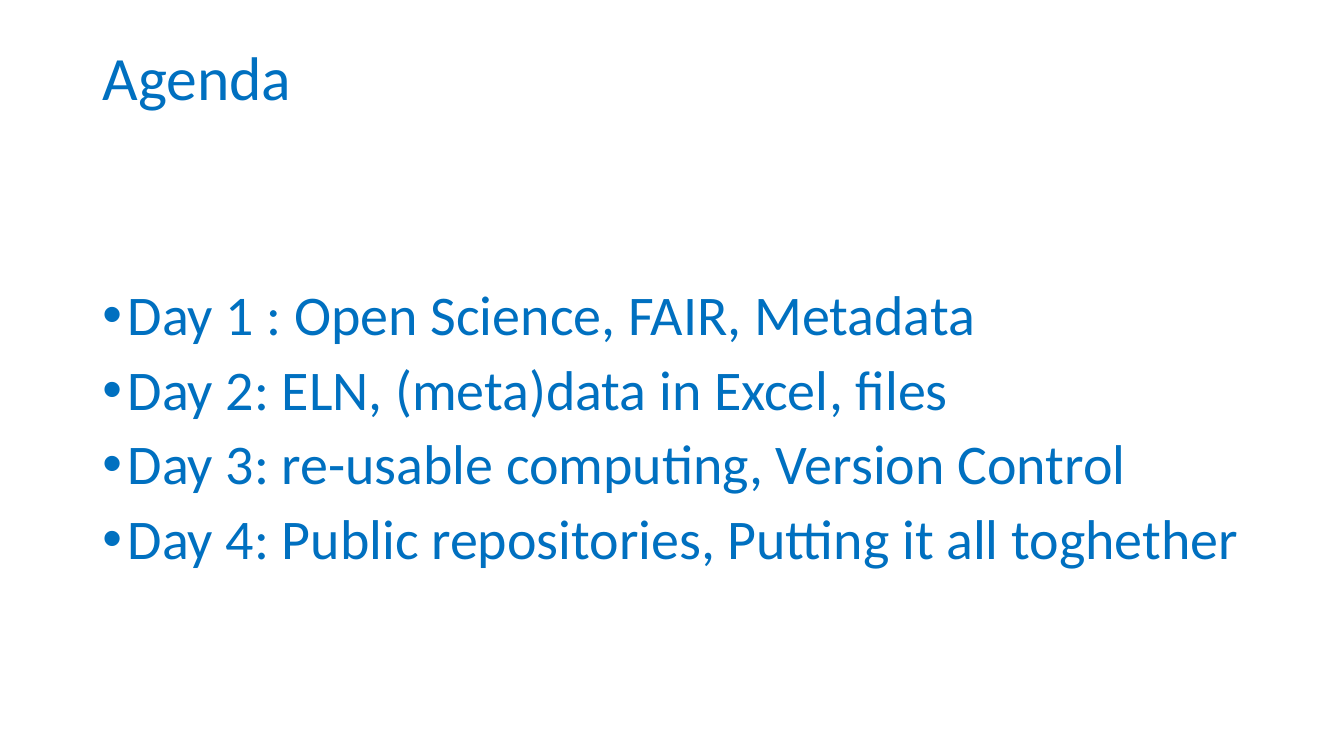
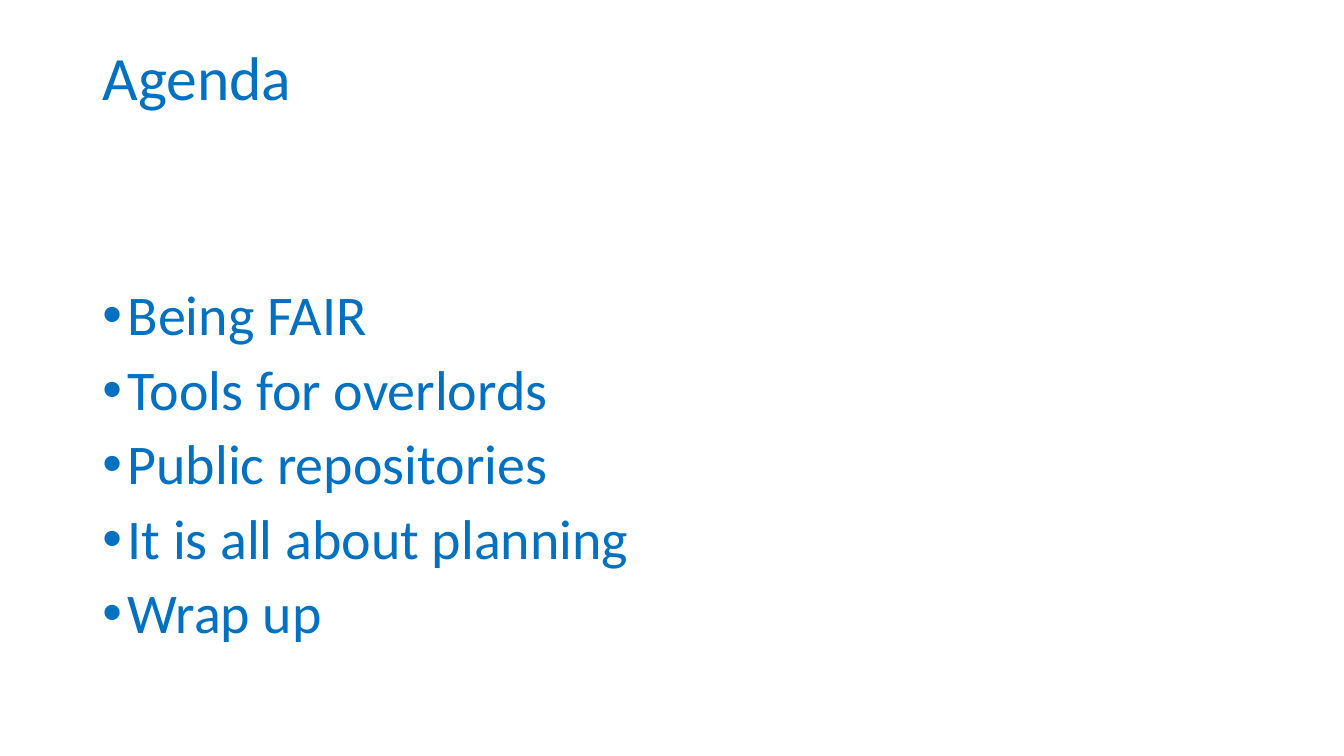
Before and after one commit to tobyhodges/probable-enigma, a slide deck: slide 22 of instructors/01_Why_are_we_here.pptx (slide 5 before the commit). Drawn at 1344x756 pixels with LibreOffice and Linux fonts; fonts in the diff are those of the drawing; background and template pictures are left out. Boxes give left, top, right and bottom in pixels: in the first picture for what was removed or moved away, otherwise in the second. Text is boxed around its words. In the diff, an @@ line names an element or a change of style, - is before the commit and + after.

```diff
--- a/instructors/01_Why_are_we_here.pptx
+++ b/instructors/01_Why_are_we_here.pptx
@@ text at (128, 296, 628, 642): text changed @@
-• Day 1 : Open Science, FAIR, Metadata
-• Day 2: ELN, (meta)data in Excel, files
-• Day 3: re-usable computing, Version Control
-• Day 4: Public repositories, Putting it all toghether
+• Being FAIR
+• Tools for overlords
+• Public repositories
+• It is all about planning
+• Wrap up
```
Also in this commit, not shown: 1 other slide changed, 18 slides added, 1 slide removed, 1 other file.
